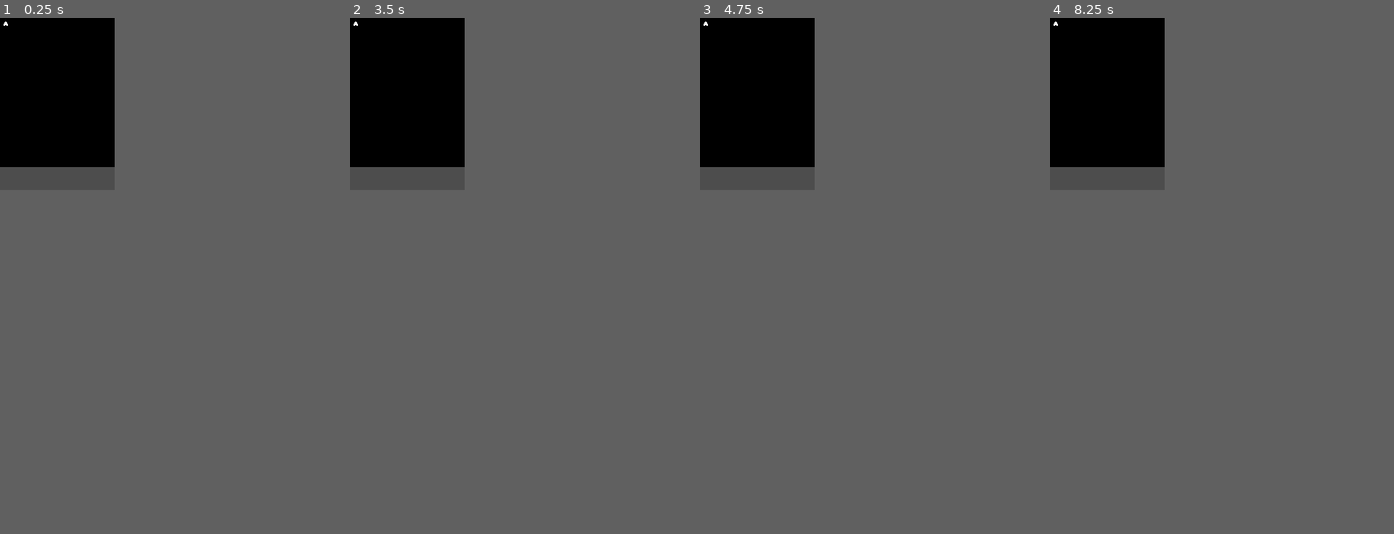
Above: before the commit, frames 1-4 (left to right).
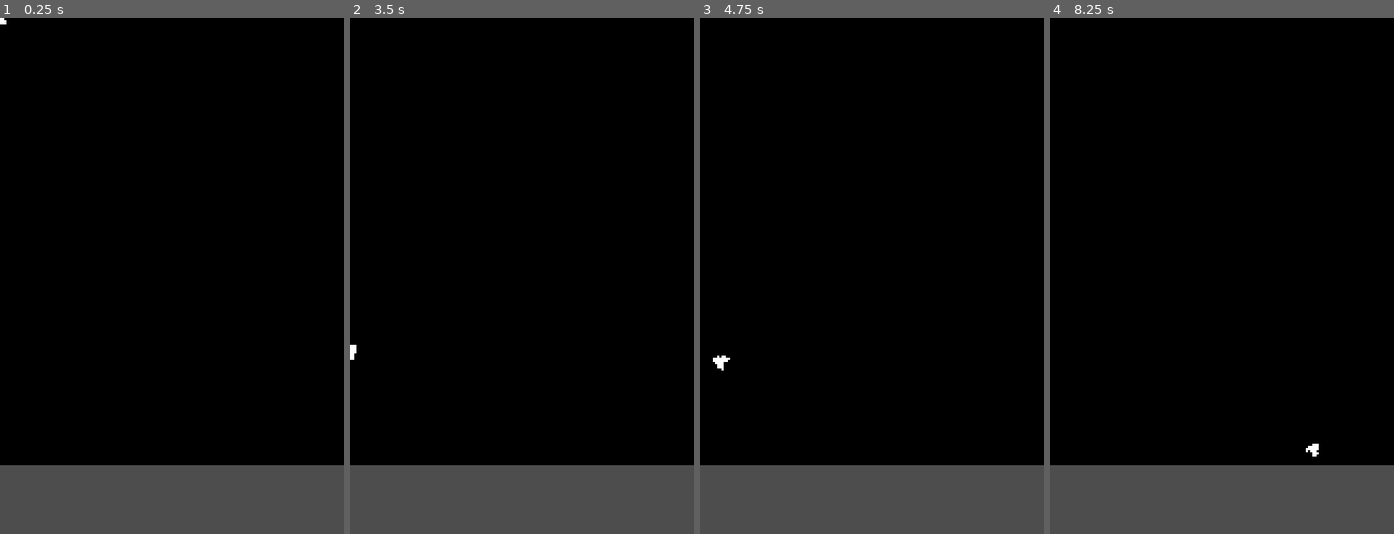
Above: after the commit, the same moments.

Repository: camilocodes/srocks
Game: Godot game, scene res://Main.tscn
The game is run twice, just before and just after one commit, with the same random seed, the same clock (stepped at 60 frames per second) and the same inputs.
Inputs:
- Up to frame 1 (0.25 s): no input
- Up to frame 2 (3.5 s): tap Enter at 0.5, 2 s; hold Right (ui_right) 0.53-1.28 s; tap Space at 1.25, 2.75 s; hold Down (ui_down) 1.28-2.03 s; hold Right (ui_right) 2.03-2.78 s; hold Up (ui_up) from 2.78 s (still down)
- Up to frame 3 (4.75 s): release Up (ui_up) at 3.53 s; hold Left (ui_left) from 3.53 s (still down); tap Enter at 4.25 s
- Up to frame 4 (8.25 s): tap Space at 5 s; release Left (ui_left) at 5.03 s; hold Down (ui_down) 5.03-5.78 s; hold Right (ui_right) 5.78-6.53 s; hold Up (ui_up) 6.53-7.28 s; hold Right (ui_right) 7.28-8.03 s; hold Down (ui_down) from 8.03 s (still down)
The window is 160x240 before the commit and 480x720 after it. Grey fills any space a smaller window leaves; there, only what the larger window draws over its background counts as a difference.

The runs differ from the first frame. In frame 1, 15% of the frame differs, in the area x 0-100%, y 0-100%; in frame 2, 15%; in frame 3, 15%; in frame 4, 15%.
Error before the commit: Parse Error: Parse error: Spaces used before tabs on a line (res://Main.gd:38)

Commit message:
Maintenance update.

Diff:
--- a/Main.gd
+++ b/Main.gd
@@ -35,7 +35,7 @@
 	print(trans_ori)
 
 	if new_scaling_factor != scaling_factor:
-    	scaling_factor = new_scaling_factor
-    	var default_transform = Transform2D(Vector2(1, 0), Vector2(0, 1), Vector2())
-    	vp.canvas_transform = (default_transform.scaled(Vector2(scaling_factor, scaling_factor)))
+		scaling_factor = new_scaling_factor
+		var default_transform = Transform2D(Vector2(1, 0), Vector2(0, 1), Vector2())
+		vp.canvas_transform = (default_transform.scaled(Vector2(scaling_factor, scaling_factor)))
 	#***
--- a/Main.tscn
+++ b/Main.tscn
@@ -1,7 +1,8 @@
-[gd_scene load_steps=3 format=2]
+[gd_scene load_steps=4 format=2]
 
 [ext_resource path="res://Main.gd" type="Script" id=1]
 [ext_resource path="res://Ship.tscn" type="PackedScene" id=2]
+[ext_resource path="res://Ship.gd" type="Script" id=3]
 
 [node name="Main" type="Node2D"]
 script = ExtResource( 1 )
@@ -10,6 +11,9 @@
 margin_right = 160.0
 margin_bottom = 208.0
 stretch = true
+__meta__ = {
+"_edit_use_anchors_": false
+}
 
 [node name="Viewport" type="Viewport" parent="ViewportContainer"]
 size = Vector2( 160, 208 )
@@ -17,7 +21,9 @@
 render_target_update_mode = 3
 
 [node name="Ship" parent="ViewportContainer/Viewport" instance=ExtResource( 2 )]
+rotation = 4.71239
 z_index = 1
+script = ExtResource( 3 )
 
 [node name="CollisionPolygon2D" type="CollisionPolygon2D" parent="ViewportContainer/Viewport/Ship"]
 polygon = PoolVector2Array( 5, 10, 7, 6, 8, 5, 9, 6, 11, 10, 9, 10, 8, 9, 7, 10 )
--- /dev/null
+++ b/Ship.gd
@@ -0,0 +1,24 @@
+extends KinematicBody2D
+
+export (int) var speed = 200
+export (float) var rotation_speed = 1.5
+
+var velocity = Vector2()
+var rotation_dir = 0
+
+func get_input():
+	rotation_dir = 0
+	velocity = Vector2()
+	if Input.is_action_pressed("ui_right"):
+		rotation_dir += 1
+	if Input.is_action_pressed("ui_left"):
+		rotation_dir -= 1
+	if Input.is_action_pressed("ui_down"):
+		velocity = Vector2(-speed, 0).rotated(rotation + 270)
+	if Input.is_action_pressed("ui_up"):
+		velocity = Vector2(speed, 0).rotated(rotation + 270)
+
+func _physics_process(delta):
+	get_input()
+	rotation += rotation_dir * rotation_speed * delta
+	velocity = move_and_slide(velocity)
--- a/Ship.tscn
+++ b/Ship.tscn
@@ -3,10 +3,10 @@
 [ext_resource path="res://gfx/sr-ship.png" type="Texture" id=1]
 
 [node name="Ship" type="KinematicBody2D"]
+position = Vector2( -0.277397, 0 )
 __meta__ = {
 "_edit_group_": true
 }
 
 [node name="Sprite" type="Sprite" parent="."]
-position = Vector2( 8, 8 )
 texture = ExtResource( 1 )
